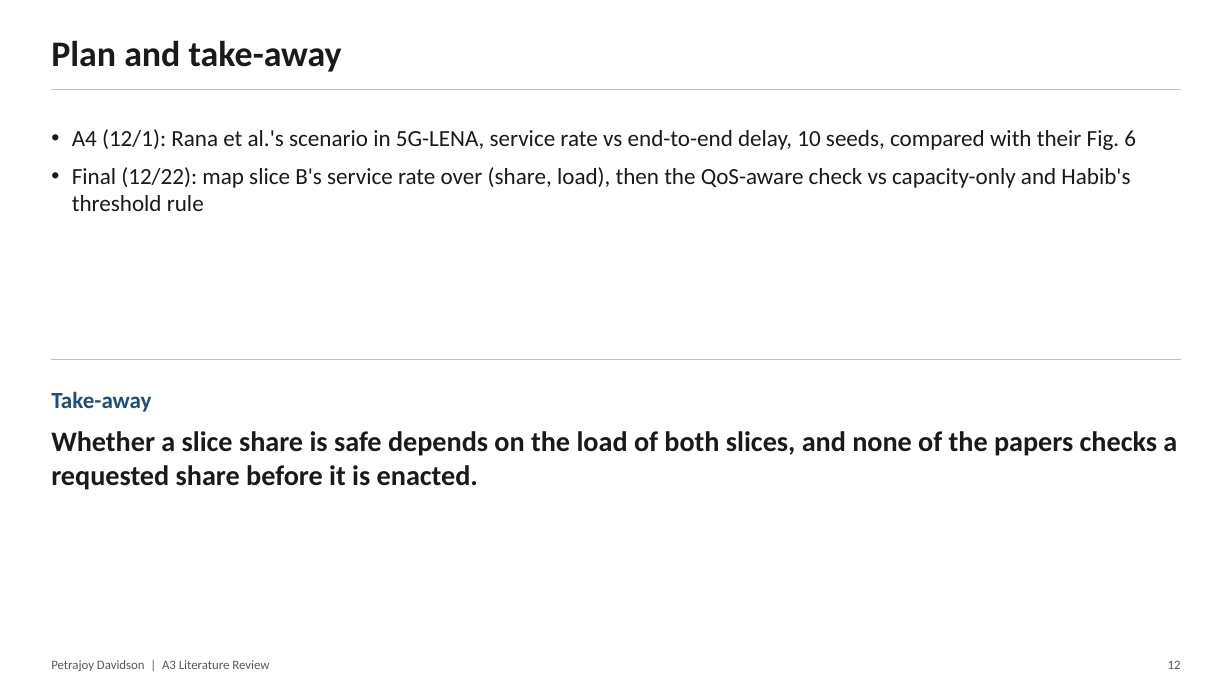
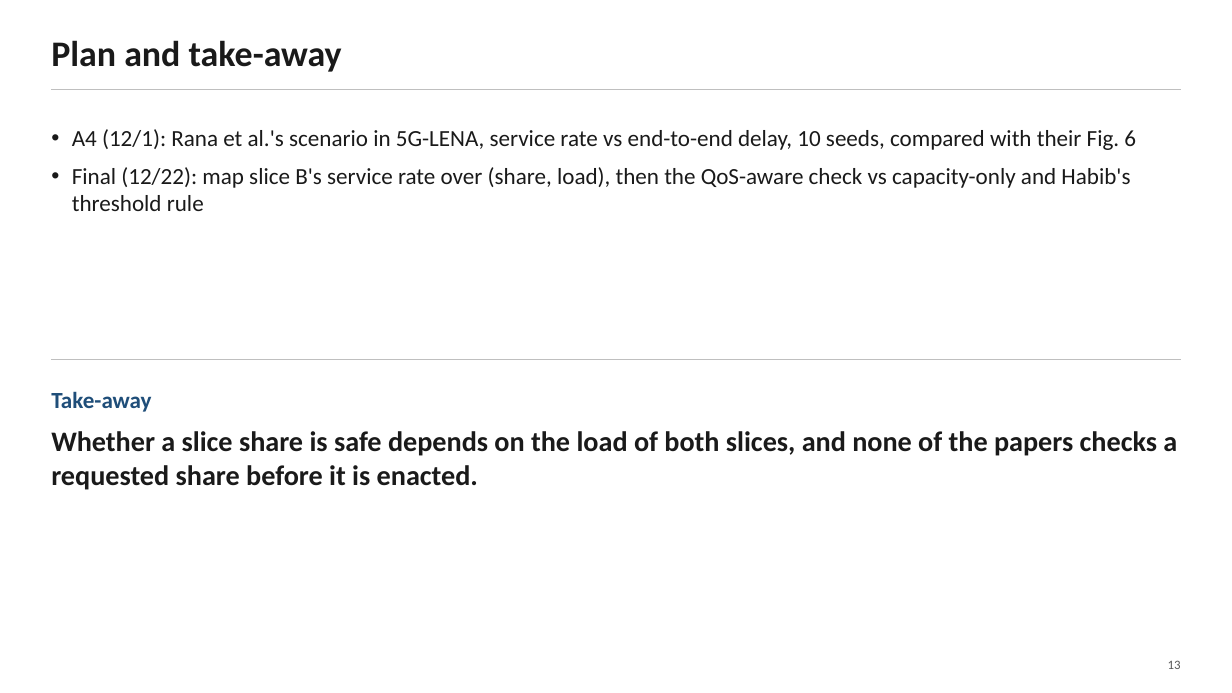
Before and after one commit to petrajoyd/MWN-2026-M11502803-Petrajoy-Davidson, a slide deck: slide 13 of A3-literature-review/presentation/A3-literature-review.pptx (slide 12 before the commit). Drawn at 1232x693 pixels with LibreOffice and Linux fonts; fonts in the diff are those of the drawing. Boxes give left, top, right and bottom in pixels: in the first picture for what was removed or moved away, otherwise in the second. Text is boxed around its words. In the diff, an @@ line names an element or a change of style, - is before the commit and + after.

```diff
--- a/A3-literature-review/presentation/A3-literature-review.pptx
+++ b/A3-literature-review/presentation/A3-literature-review.pptx
@@ text removed at [51, 660, 269, 671] @@
-Petrajoy Davidson | A3 Literature Review
```
Also in this commit, not shown: 3 other slides changed, 8 slides added, 7 slides removed, 8 other files.
